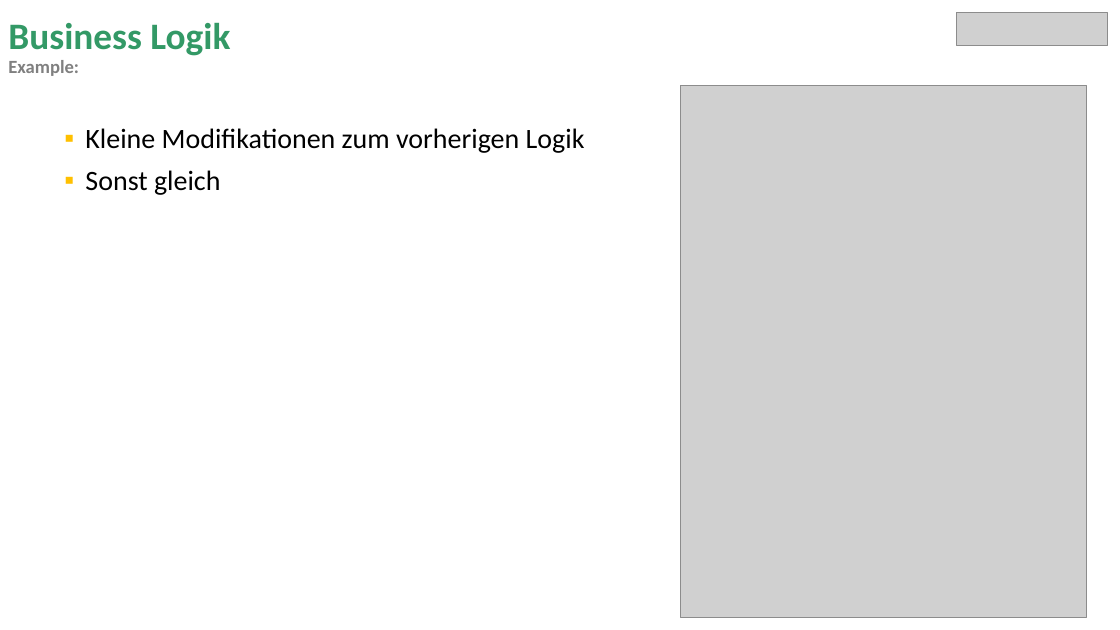
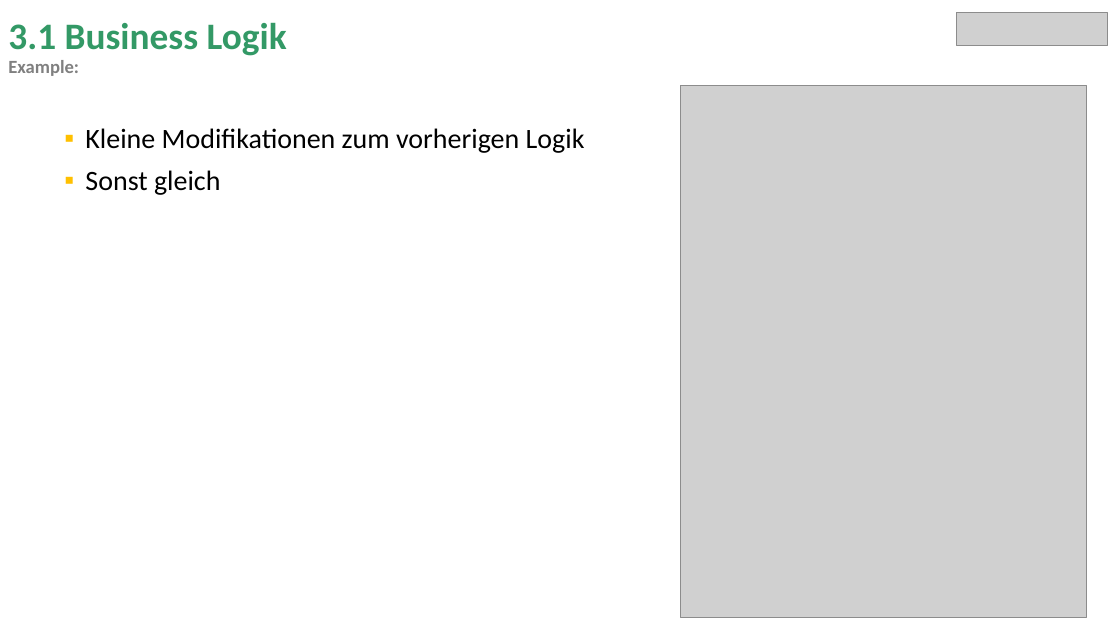
Before and after one commit to miguelrk/tum-mw-bachelorarbeit, a slide deck: slide 11 of 3 Entwicklungsphase/weekly_meeting_14.pptx. Drawn at 1120x630 pixels with LibreOffice and Linux fonts; fonts in the diff are those of the drawing; grey boxes stand for pictures. Boxes give left, top, right and bottom in pixels: in the first picture for what was removed or moved away, otherwise in the second. Text is boxed around its words. In the diff, an @@ line names an element or a change of style, - is before the commit and + after.

```diff
--- a/3 Entwicklungsphase/weekly_meeting_14.pptx
+++ b/3 Entwicklungsphase/weekly_meeting_14.pptx
@@ title at [8,22,287,76]: text changed @@
-Business Logik
-Example:
+3.1 Business Logik
+Example:
```
Also in this commit, not shown: 7 other slides changed, 2 slides added, 10 other files.
